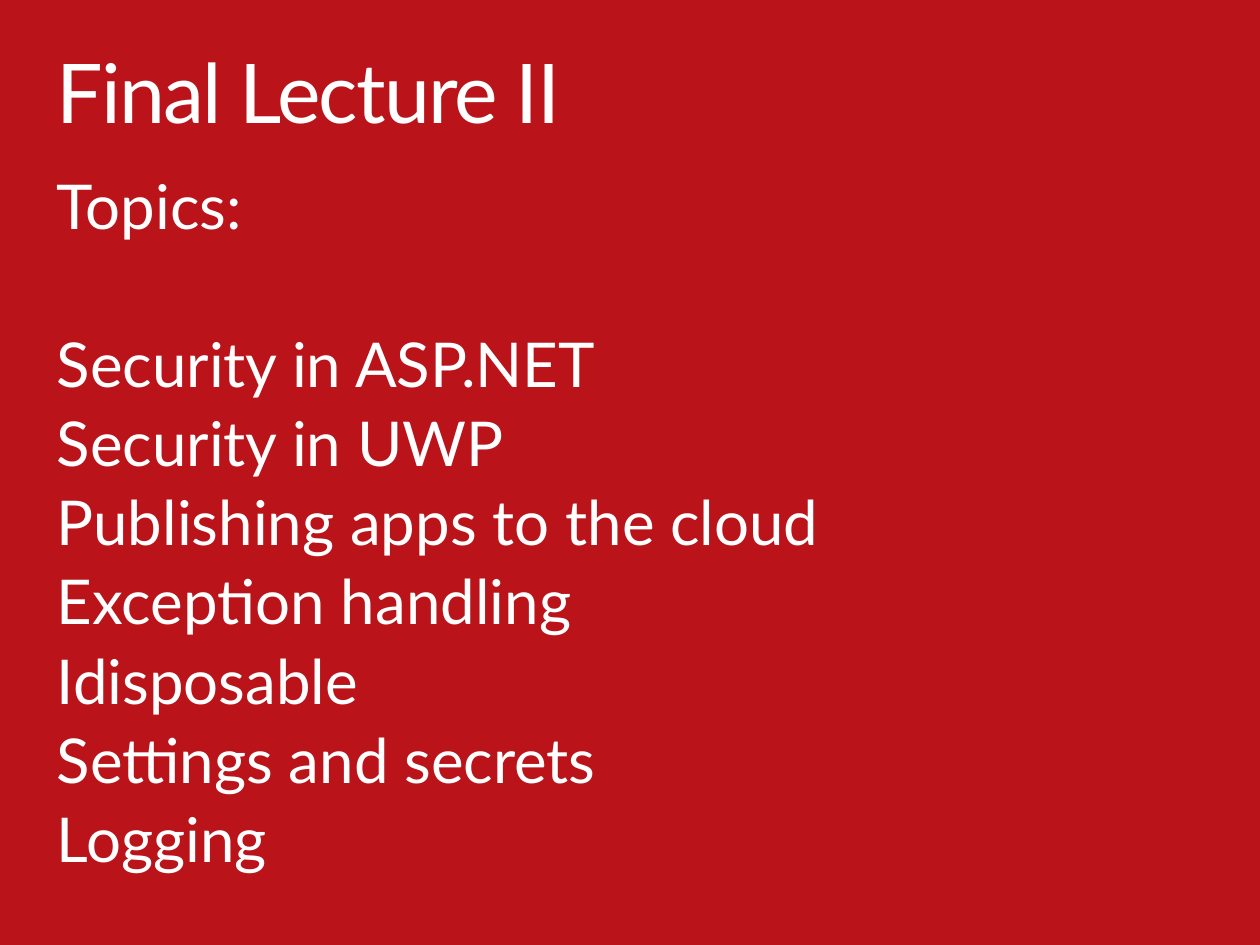
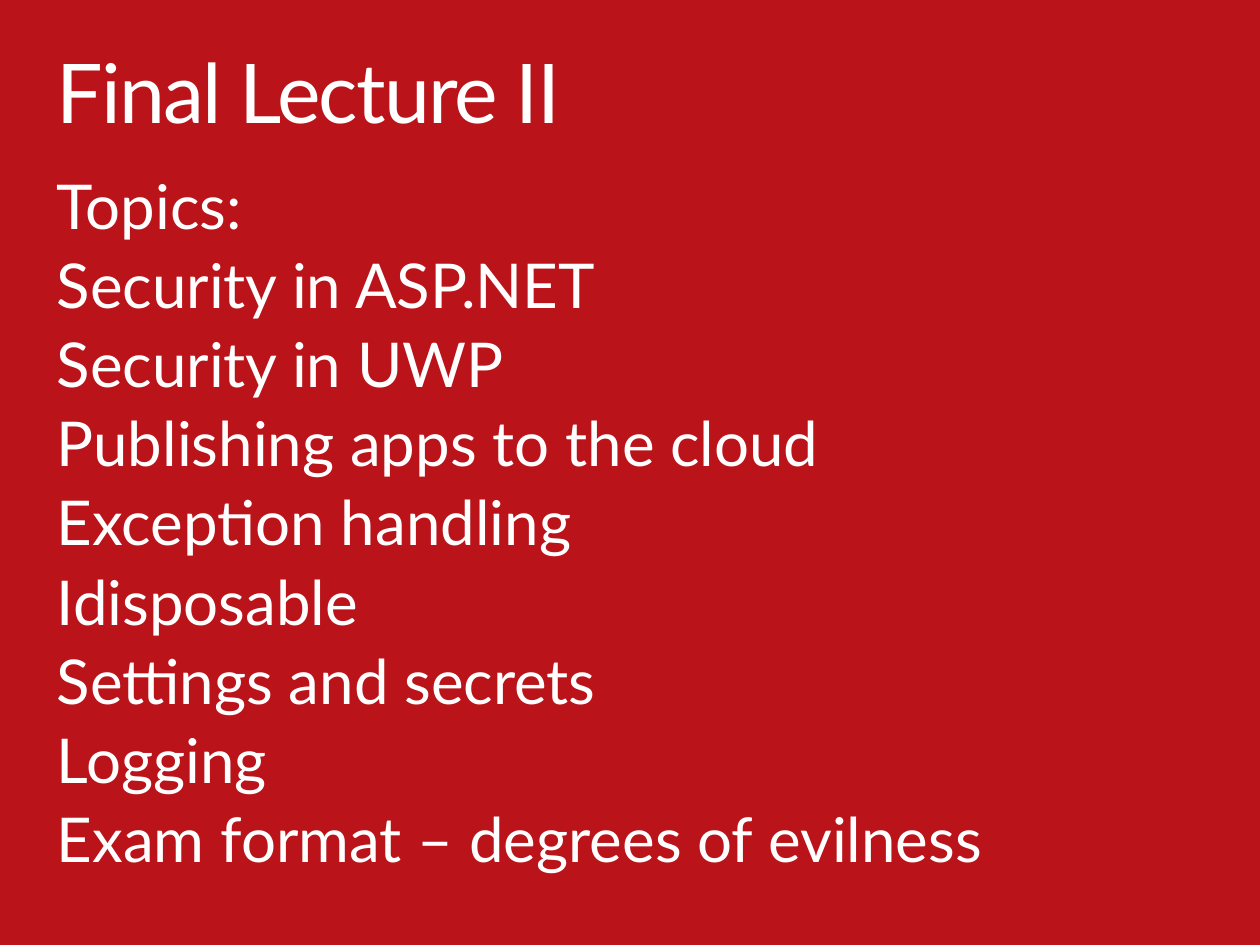
Before and after one commit to ondfisk/BDSA2016, a slide deck: slide 4 of Slides/Lecture10 - XAML part II.pptx. Drawn at 1260x945 pixels with LibreOffice and Linux fonts; fonts in the diff are those of the drawing. Boxes give left, top, right and bottom in pixels: in the first picture for what was removed or moved away, otherwise in the second. Text is boxed around its words. In the diff, an @@ line names an element or a change of style, - is before the commit and + after.

```diff
--- a/Slides/Lecture10 - XAML part II.pptx
+++ b/Slides/Lecture10 - XAML part II.pptx
@@ text at (57, 816, 982, 873): paragraph added @@
+Exam format – degrees of evilness
```
Also in this commit, not shown: 50 other files.
